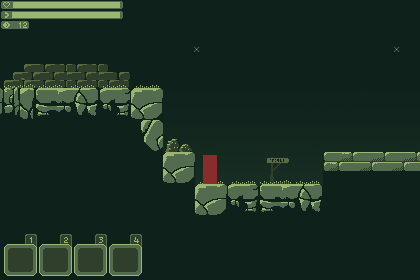
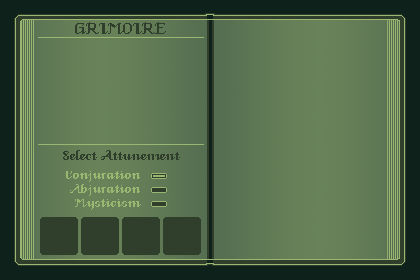
Layers edited between the first and the second 420×280 image:
added group "Grimoire PT 2" with 9 layers above "Grimoire PT1" over [38, 22, 204, 255]
added layer "Layer 9" in group "Grimoire PT 2" over [153, 175, 165, 177]
added layer "Layer 8" in group "Grimoire PT 2" over [151, 173, 167, 207]
added layer "GRIMOIRE" in group "Grimoire PT 2" over [75, 22, 166, 34]
added layer "Mysticism" in group "Grimoire PT 2" over [75, 199, 141, 210]
added layer "Abjuration" in group "Grimoire PT 2" over [70, 184, 140, 196]
added layer "Conjuration" in group "Grimoire PT 2" over [66, 171, 140, 182]
added layer "Select Attunement" in group "Grimoire PT 2" over [63, 150, 180, 160]
added layer "Layer 5" in group "Grimoire PT 2" over [40, 217, 201, 255]
added layer "Layer 6" in group "Grimoire PT 2" over [38, 37, 204, 145]
added group "Grimoire PT1" with 5 layers above "Ingame UI" over [0, 1, 420, 276]
added layer "Layer 7" in group "Grimoire PT1" over [14, 13, 406, 266]
added layer "Layer 4" in group "Grimoire PT1" over [34, 20, 389, 260]
added layer "Layer 3" in group "Grimoire PT1" over [20, 19, 400, 260]
added layer "Layer 2" in group "Grimoire PT1" over [15, 14, 405, 265]
added layer "Layer 1" in group "Grimoire PT1" over [0, 1, 420, 276]
added group "Ingame UI" with 3 layers above "Baggrund" over [0, 1, 420, 276]
moved "2 kopier 2" into group "Ingame UI", painted on it over [4, 234, 142, 276]
removed layer "12" over [19, 22, 27, 28]
moved "Lag 5" into group "Ingame UI" over [1, 1, 123, 29]
moved "Lag 1" into group "Ingame UI" over [0, 1, 420, 276]
